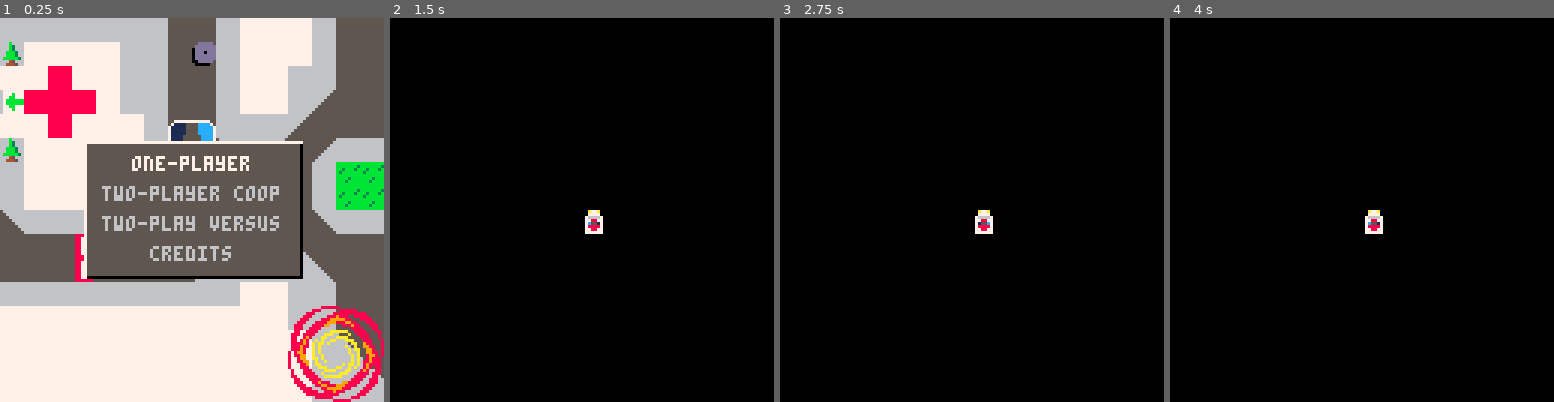
Above: before the commit, frames 1-4 (left to right).
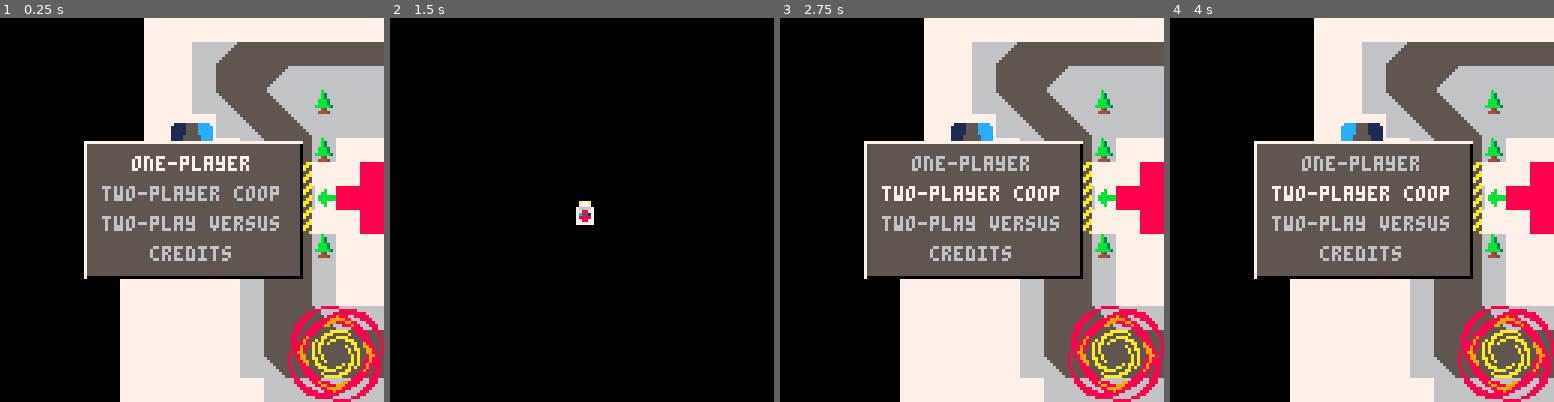
Above: after the commit, the same moments.

Repository: GraulierBrice/ludum-dare-46
Game: PICO-8 cartridge keep-it-alive.p8
Two runs of this game, one before a commit and one after it. Both use one fixed random seed, a clock stepped at 60 frames per second and the inputs below.
Inputs:
- Up to frame 1 (0.25 s): no input
- Up to frame 2 (1.5 s): tap O (Z key) at 0.33, 0.7, 1.43 s
- Up to frame 3 (2.75 s): hold Left 1.97-2.37 s; tap O (Z key) at 2.22 s; hold Down from 2.42 s (still down)
- Up to frame 4 (4 s): release Down at 2.82 s; hold Right 2.87-3.53 s; tap O (Z key) at 3.1, 3.98 s; hold Up from 3.58 s (still down)

The runs differ from the first frame. In frame 1, 61% of the frame differs, in the area x 0-100%, y 0-100%; in frame 2, 0.4%; in frame 3, 69%, in the area x 21-100%, y 0-100%; in frame 4, 69%.

Commit message:
add car controls and split screen

Diff:
--- a/keep-it-alive.p8
+++ b/keep-it-alive.p8
@@ -16,16 +16,19 @@
 
 phy={
 	dt=1/60,
-	friction=0.5,
-	bounce=0.5
+	friction=2,
+	bounce=0.5,
+	grip=1,
+	accel=100
 }
 
+cam={}
 
 -->8
 -- main program
 function _init()
-	a=rigidbody(64,64,0, 10,10)
-	b=collider(90,64,0, 20,20)
+	game.play=false
+	cam=vector(0,0)
 end
 
 function _update60()
@@ -59,21 +62,99 @@
 
 -->8
 -- game program
+cars={}
+gum={}
+
+function game_start(nb_players, mode)
+	game.play=true
+	cars={}
+	gum={}
+	physics_start()
+	for i=1, nb_players do
+		add(cars, rigidbody(56+16*i, 64, 0, 7, 7))
+	end
+end
+
 function game_update()
+	if (btnp(4)) then
+		_init()
+		return
+	end
+	for i=1, #cars do
+		update_car(cars[i], i-1)
+	end
+	physics_update()
+end
+
+function game_draw()
+	print(#cars)
+	if (#cars == 1) then
+		draw_screen(1, vector(-64, -64), vector(0,0))
+	elseif (#cars == 2) then
+		draw_screen(1, vector(-64, -32), vector(0,0))
+		memcpy(0x1000, 0x6000, 0xfff)
+		draw_screen(2, vector(-64, -96), vector(0,0))
+		memcpy(0x6000, 0x1000, 0xfff)
+
+		local left = vec_add(cam, vector(0, 63))
+		local right = vec_add(cam, vector(128, 63))
+		line(left.x, left.y, right.x, right.y, 0)
+	end
+end
+
+function draw_gum()
+	for i=1,#gum do
+		pset(gum[i].x, gum[i].y, 7)
+	end
+end
+
+function update_car(car, player)
 	local input = vector(0,0)
-	if (btn(0)) input.x-=1
-	if (btn(1)) input.x+=1
-	if (btn(2)) input.y-=1
-	if (btn(3)) input.y+=1
-	input = vec_mul(input, vector(40, 40))
-	a.acc = vec_add(a.acc, input)
-
-	physics_update()
-end
-
-function game_draw()
-	spr(0,cam.x+64,cam.y+64)
-
+	if (btn(0, player)) input.x-=1
+	if (btn(1, player)) input.x+=1
+	if (btn(2, player)) input.y-=1
+	if (btn(3, player)) input.y+=1
+
+	local acc = input.y * phy.accel
+	local mom = input.x * phy.grip * vec_len(car.vel) * phy.dt
+	car.acc = vec_add(car.acc, inv_tr_vector(car, vector(0, acc)))
+	car.mom = mom
+
+	local loc_vel = tr_vector(car, car.vel)
+	local d_rot = abs(atan2(loc_vel.x, loc_vel.y)-0.25)
+	local speed = vec_len(car.vel)
+	if (speed > 0.5 and (d_rot%0.5) > 0.15) then
+		add(gum, car.pos)
+	end
+end
+
+function draw_car(car)
+ 	for x=-3, 4 do
+	 	for y=-3, 4 do
+			local col=sget(x+3, y+3)
+			if col>0 then
+	  			local dst = vec_add(car.pos, inv_tr_vector(car, vector(x,y)))
+ 	  			pset(dst.x, dst.y, col)
+		 	end
+  		end
+ 	end
+end
+
+function draw_screen(player, cam_offset, ui_offset)
+	cam = vec_add(cars[player].pos, cam_offset)
+	camera(cam.x, cam.y)
+	rectfill(cam.x, cam.y, cam.x+128, cam.y+128, 0)
+	draw_gum()
+
+	if (player == 1) then
+		for i=#cars, 1, -1 do
+			draw_car(cars[i])
+		end
+	elseif (player == 2) then
+		for i=1, #cars do
+			draw_car(cars[i])
+		end
+	end
 end
 
 -->8
@@ -81,7 +162,11 @@
 menus = {
 	{
 		opts={"one-player","two-player coop","two-play versus","credits"},
-		run={function() game.play=true end,nil,nil,function() game.menu_id=2 end},
+		run={
+			function() game_start(1) end,
+			function() game_start(2) end,
+			function() game_start(2) end,
+			function() game.menu_id=2 end},
 		l=72,
 		w=45
 	},
@@ -130,6 +215,11 @@
 colliders={}
 rigidbodies={}
 
+function physics_start()
+	colliders={}
+	rigidbodies={}
+end
+
 function physics_update()
 	for i=1, #rigidbodies do
 		rb_update(rigidbodies[i])
@@ -137,7 +227,7 @@
 end
 
 function rigidbody(x, y, r, w, h)
-	local rb = collider(x, y, r, w, h, true)
+	local rb = collider(x, y, r, w, h, false)
 	rb.acc = vector(0, 0)
 	rb.vel = vector(0, 0)
 	rb.mom = 0
@@ -159,7 +249,6 @@
 	local new_rot = rb.rot + new_mom * phy.dt
 
 	local new_col = collider(new_pos.x, new_pos.y, new_rot, rb.w, rb.h, false, true)
-	print(rb.tor)
 	for i=1, #colliders do
 		local col = colliders[i]
 		if (col != rb) then
@@ -185,7 +274,7 @@
 	rb.vel = new_vel
 	rb.pos = new_pos
 	rb.mom = new_mom
-	rb.rot = new_rot
+	rb.rot = new_rot % 1
 end
 
 function collider(x, y, r, w, h, trg, ign)
@@ -232,7 +321,6 @@
 	local q=tr_point(c, p)
 	local n
 	local angle = atan2(q.x, q.y)
-	print(angle)
 		if (angle<0.125)  then n = col_left(c)
 	elseif (angle==0.125) then n = vec_add(col_left(c), col_up(c))
 	elseif (angle<0.375)  then n = col_up(c)
@@ -247,6 +335,7 @@
 end
 
 function col_draw(c)
+	color(11)
 	local ul=col_ul_corner(c)
 	local br=col_br_corner(c)
 	local bl=col_bl_corner(c)
